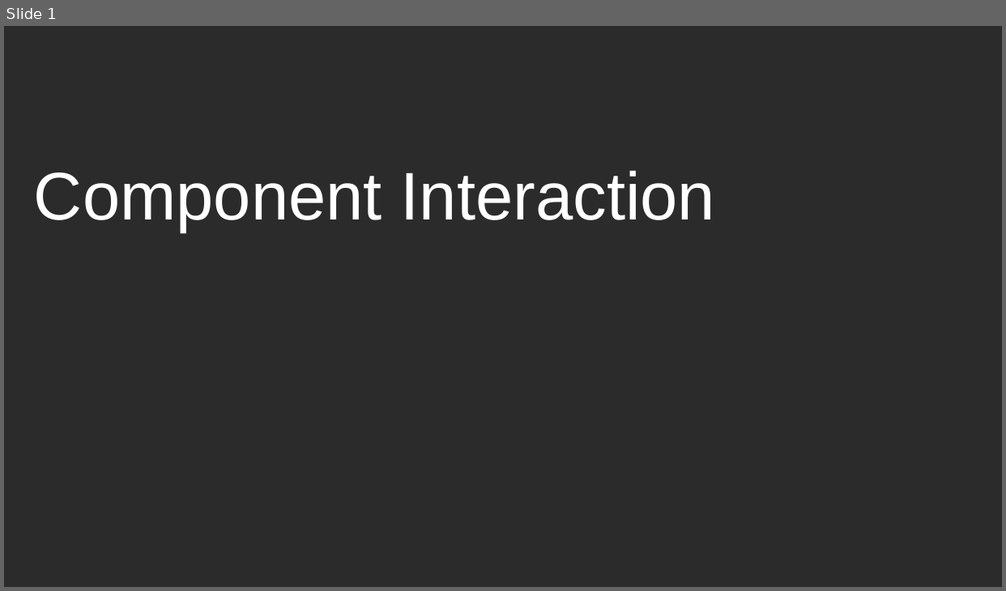
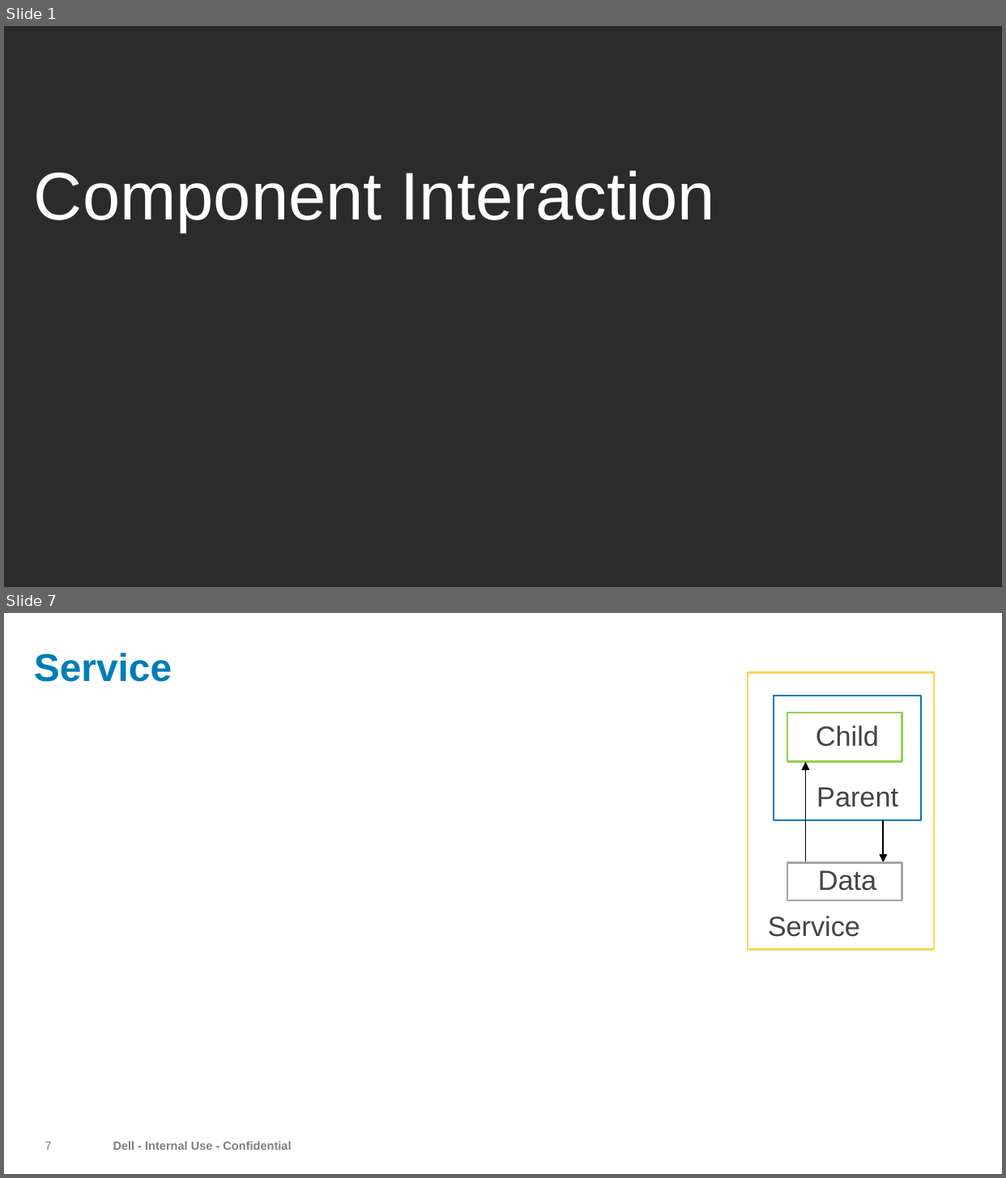
Before and after one commit to iuin/angular-example, a slide deck: Component Interaction.pptx. Shown one above the other, each under a label of ours: slide 1 before the commit, slides 1 and 7 after it; the slides between them are not shown. The pictures are 1006x591 and 1006x1178 pixels, drawn with LibreOffice and Linux fonts; fonts in the diff are those of the drawing; background and template pictures are left out; a plain dark background stands for a picture behind light text. Boxes give left, top, right and bottom in pixels: in the first picture for what was removed or moved away, otherwise in the second. Text is boxed around its words. In the diff, an @@ line names an element or a change of style, - is before the commit and + after.

```diff
--- a/Component Interaction.pptx
+++ b/Component Interaction.pptx
@@ slide 7 added at box(4, 613, 1002, 1174), background #FFFFFF @@
@@ title added at box(34, 653, 172, 682), 28 pt, text #007DB8, bold @@
+Service
@@ rectangle added at box(748, 673, 934, 950), outline #FFD25E 1.5 pt, 20 pt, text #444444 @@
+Service
@@ rectangle added at box(774, 696, 921, 820), outline #007DB8 1.5 pt, 20 pt, text #444444 @@
+Parent
@@ rectangle added at box(787, 713, 902, 762), outline #92D050 1.5 pt, 20 pt, text #444444 @@
+Child
@@ arrow added from (805, 862) to (805, 762), #000000 1 pt @@
@@ arrow added from (883, 820) to (883, 862), #000000 1 pt @@
@@ rectangle added at box(787, 862, 902, 901), outline #A6A6A6 1.5 pt, 20 pt, text #444444 @@
+Data
@@ page number added at box(45, 1142, 52, 1150), 8.5 pt, text #808080 @@
+7
@@ text added at box(113, 1141, 291, 1150), 8.5 pt, text #7F7F7F, bold @@
+Dell - Internal Use - Confidential
```
Also in this commit, not shown: 8 other slides added, 1 slide removed.
